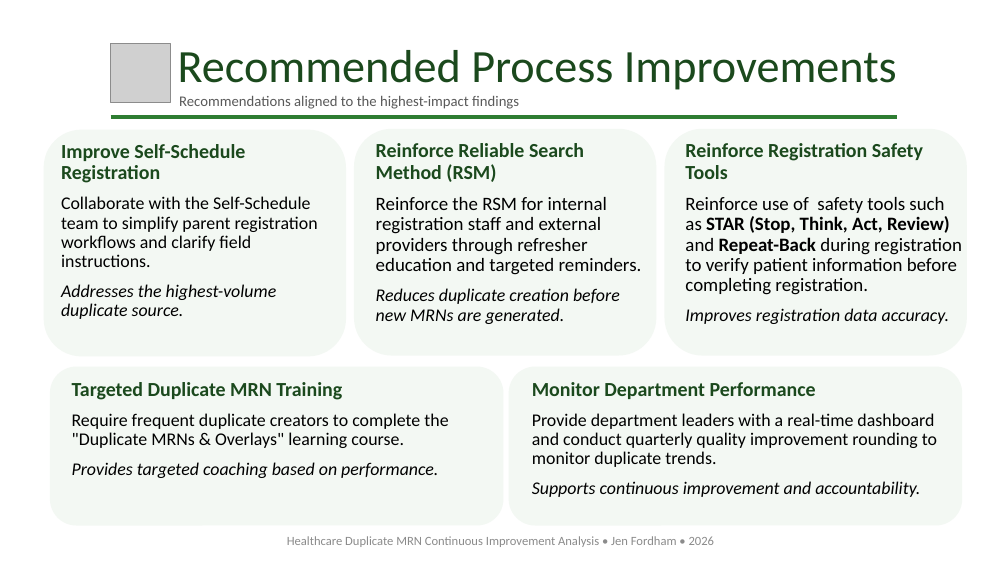
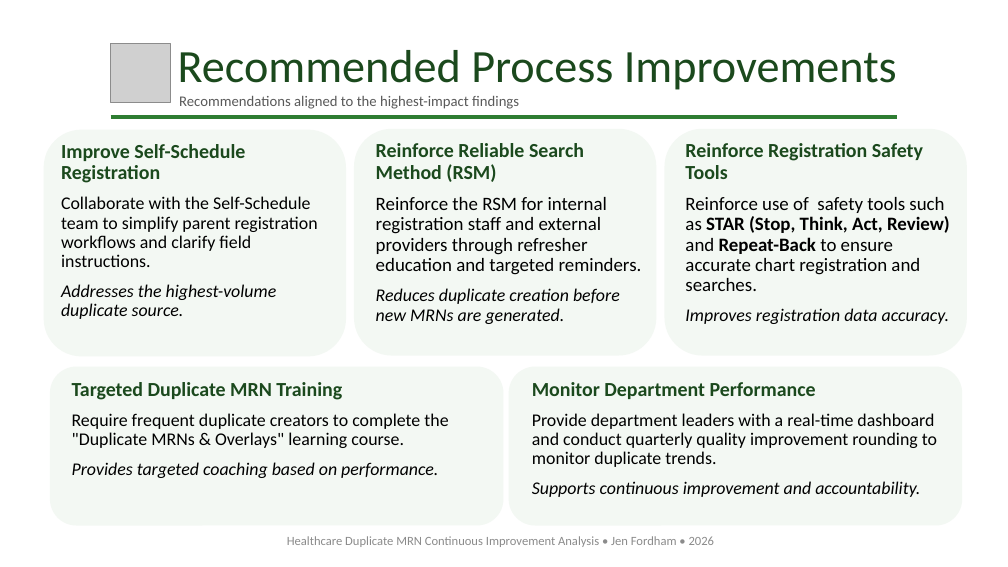
Before and after one commit to JenFordham/healthcare-duplicate-mrn-analysis, a slide deck: slide 7 of presentation/Healthcare Duplicate MRN Continuous Improvement Analysis.pptx. Drawn at 1008x567 pixels with LibreOffice and Linux fonts; fonts in the diff are those of the drawing; grey boxes stand for pictures. Boxes give left, top, right and bottom in pixels: in the first picture for what was removed or moved away, otherwise in the second. Text is boxed around its words. In the diff, an @@ line names an element or a change of style, - is before the commit and + after.

Commit message:
Updated presentation and readme

```diff
--- a/presentation/Healthcare Duplicate MRN Continuous Improvement Analysis.pptx
+++ b/presentation/Healthcare Duplicate MRN Continuous Improvement Analysis.pptx
@@ text at [685,197,950,291]: text changed @@
-Reinforce use of safety tools such as STAR (Stop, Think, Act, Review) and Repeat-Back during registration to verify patient information before completing registration.
+Reinforce use of safety tools such as STAR (Stop, Think, Act, Review) and Repeat-Back to ensure accurate chart registration and searches.
```
Also in this commit, not shown: 2 other files.
